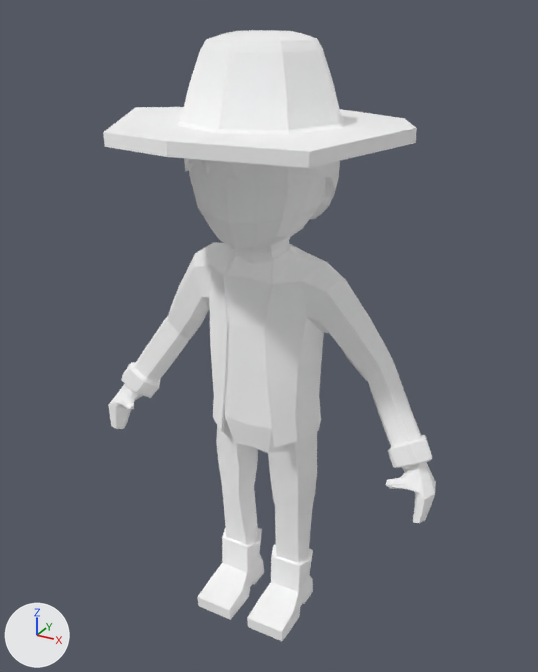
Renders of the glTF model game/assets/characters/richard.glb from each side of a commit.
One viewpoint serves both versions: a 50 mm camera at (3.13, -5.71, 9.4) aimed at (-0.02, 0.03, 6.53). Arrows for +X, +Y and +Z are at lower left; the lights stay in place. Vertices at the same position are counted once.
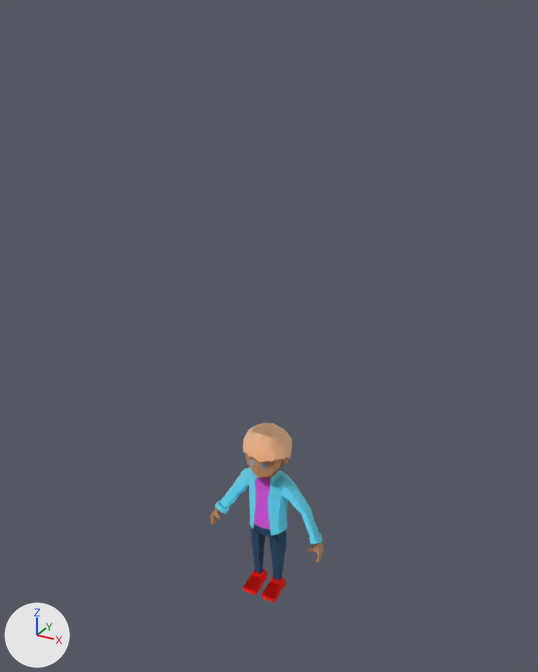
Changed parts and their boxes (x1, y1, x2, y2) in the pictures (538 x 672 px; the box of a moved part takes in the faces that stretch with it):
```json
{"object": "Cube", "change": "surface changed, reshaped, turned", "before": [103, 30, 436, 641], "after": [210, 423, 324, 602]}
{"part": 1, "of": "me_cube", "change": "moved or reshaped", "before": [184, 158, 340, 219], "after": [243, 423, 292, 463]}
{"part": 2, "of": "me_cube", "change": "added", "after": [210, 453, 324, 602], "on screen": "cyan"}
{"part": 3, "of": "me_cube", "change": "deleted", "before": [108, 165, 436, 641]}
{"part": 4, "of": "me_cube", "change": "deleted", "before": [103, 30, 417, 168]}
```

Edits to the scene script, one JSON object a line:
```json
{"op": "add", "block": "img_peoplecolors", "code": ["img_peoplecolors = load_image('peopleColors', '_unpacked/peopleColors', 256, 256, 'sRGB')"]}
{"op": "remove", "block": "mat_character", "code": "mat_character.base_color = (1.0, 1.0, 1.0)  # white #ffffff"}
{"op": "add", "block": "mat_character", "code": "mat_character.texture = img_peoplecolors"}
{"block": "me_cube", "where": "# used by ob_cube; location = (0.0, 0.0, 5.71); scale = (0.375, 0.375, 0.375)"}
{"op": "remove", "block": "me_cube", "code": "me_cube.from_pydata(...)  # 856 vertices, 1648 faces; spans x -4.9..4.7, y -3.8..3.5, z -6.0..9.4"}
{"op": "add", "block": "me_cube", "code": "me_cube.from_pydata(...)  # 782 vertices, 1494 faces; spans x -1.8..1.8, y -5.8..-0.4, z -0.6..0.7"}
{"block": "me_cube", "change": "me_cube part 1: the loose piece of 220 vertices spanning x -1.8..1.7, y -1.9..1.5, z 5.1..8.4 is turned -90 degrees about the x axis through its middle and scaled by 0.375, then moved by (0.1, -0.9, -6.7)"}
{"block": "me_cube", "change": "me_cube part 2: a new loose piece of 562 vertices spanning x -1.8..1.8, y -5.8..-0.8, z -0.4..0.7, in mat_character (picture img_peoplecolors)"}
{"block": "me_cube", "change": "me_cube part 3: the loose piece of 548 vertices spanning x -4.9..4.7, y -1.8..1.1, z -6.0..7.3 is deleted"}
{"block": "me_cube", "change": "me_cube part 4: the loose piece of 88 vertices spanning x -3.7..3.5, y -3.8..3.5, z 7.1..9.4 is deleted"}
{"block": "me_cube", "change": "me_cube part 5: the surface is now shaded smooth"}
{"op": "set", "path": "ob_cube.rotation_euler", "old": "(0.0, 0.0, 0.0)", "new": "(1.571, 0.0, 0.0)", "note": "degrees (0, 0, 0) -> degrees (90, 0, 0)"}
```
